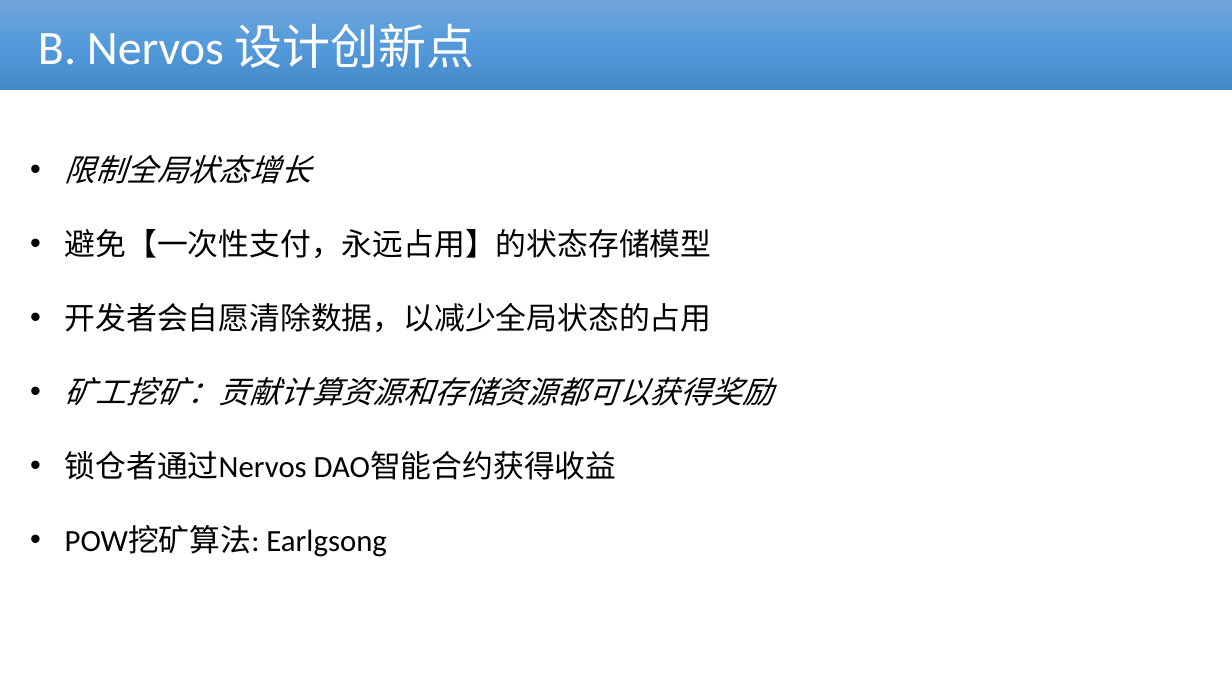
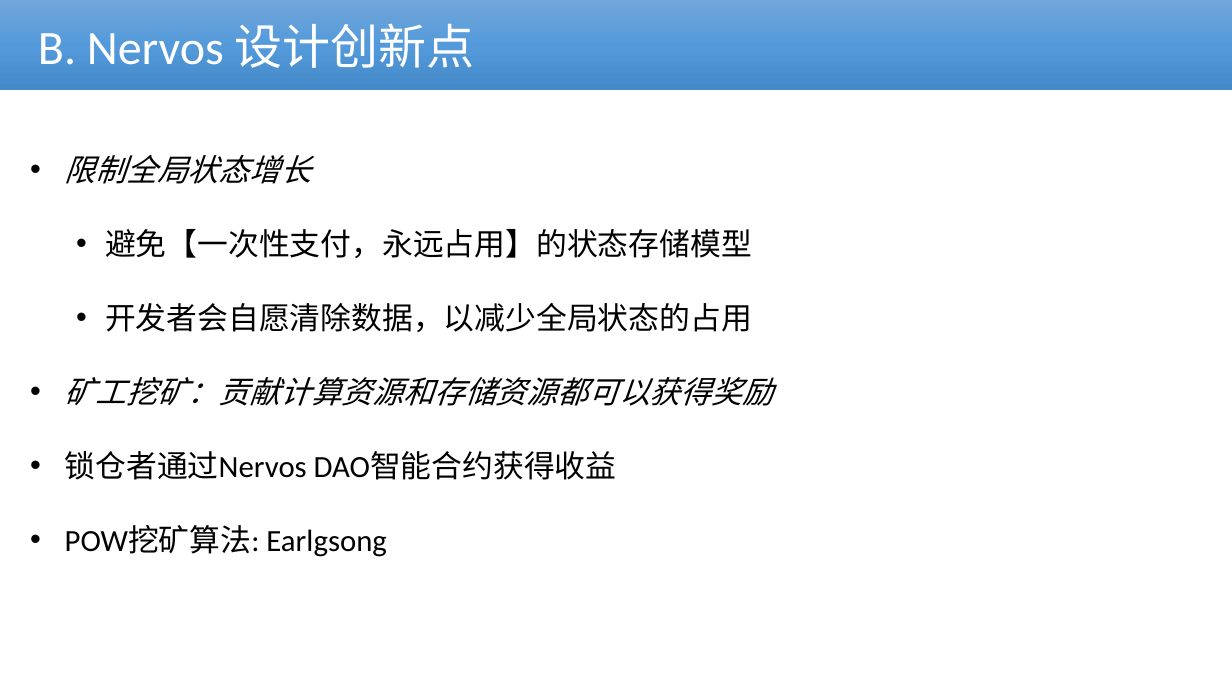
Before and after one commit to cmdpos/gaia, a slide deck: slide 12 of ppt/ckb_v2.pptx (slide 11 before the commit). Drawn at 1232x693 pixels with LibreOffice and Linux fonts; fonts in the diff are those of the drawing; background and template pictures are left out. Boxes give left, top, right and bottom in pixels: in the first picture for what was removed or moved away, otherwise in the second. Text is boxed around its words. In the diff, an @@ line names an element or a change of style, - is before the commit and + after.

```diff
--- a/ppt/ckb_v2.pptx
+++ b/ppt/ckb_v2.pptx
@@ text at (105,229,752,332): list level 1 to 2 in "避免【一次性支付，永远占用】的状态存储模型"; list level 1 to 2 in "开发者会自愿清除数据，以减少全局状态的占用" @@
```
Also in this commit, not shown: 9 other slides changed, 1 slide added, 2 other files.
